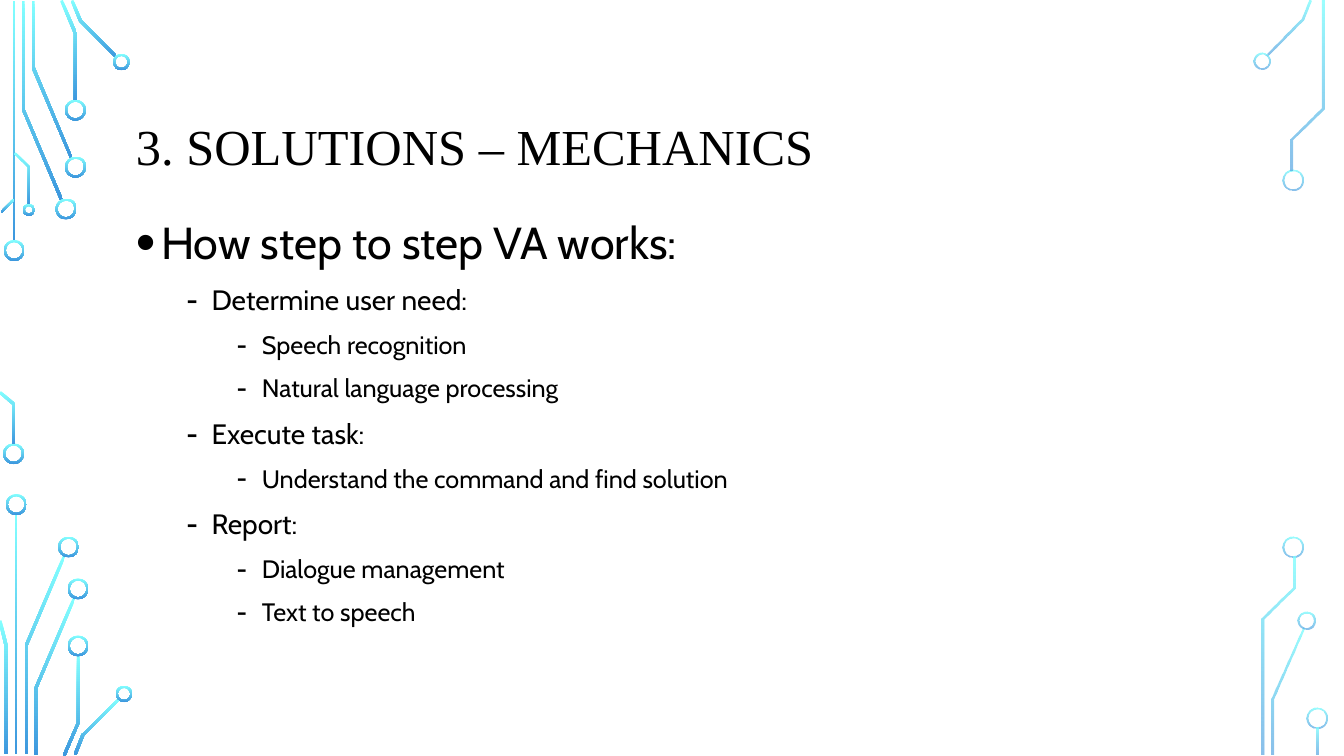
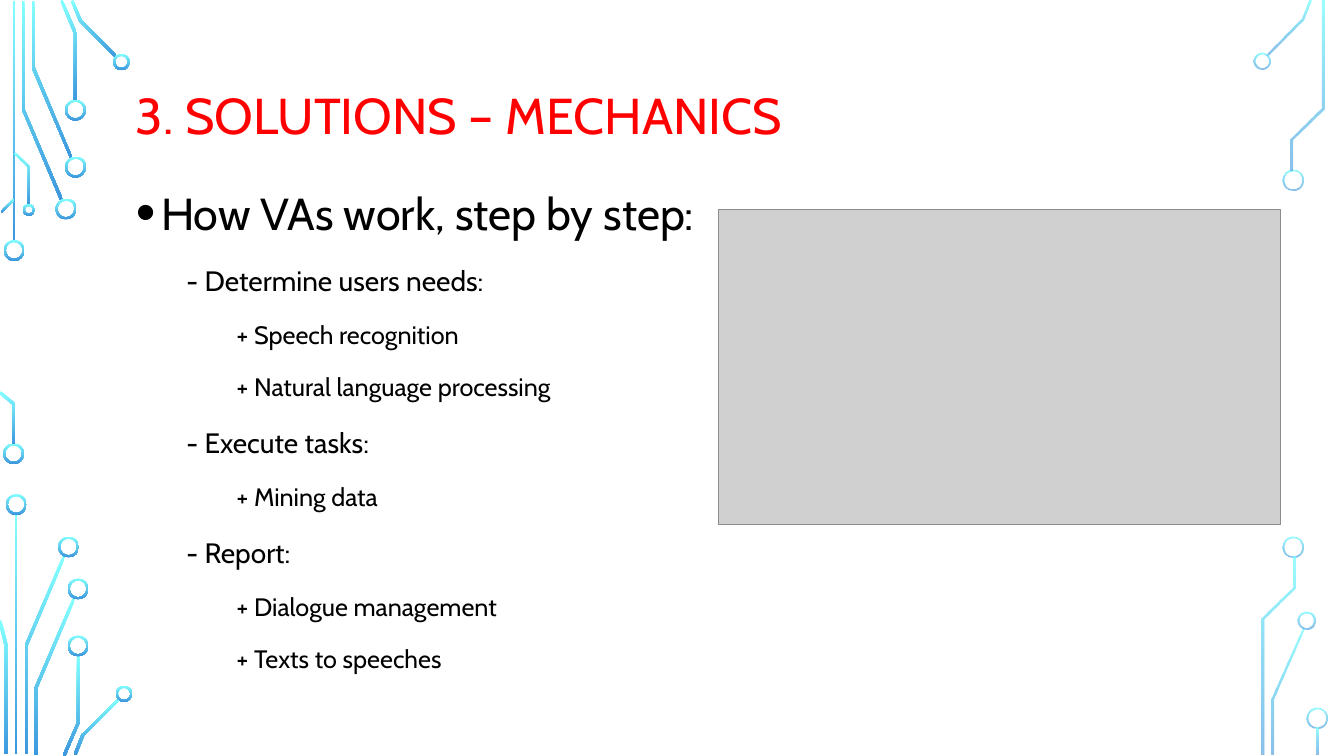
Before and after one commit to VNeseTalkingBush/IIT_asm_3, a slide deck: slide 4 of Group6_IIT_A3_Presentation.pptx. Drawn at 1344x756 pixels with LibreOffice and Linux fonts; fonts in the diff are those of the drawing; grey boxes stand for pictures; background and template pictures are left out. Boxes give left, top, right and bottom in pixels: in the first picture for what was removed or moved away, otherwise in the second. Text is boxed around its words. In the diff, an @@ line names an element or a change of style, - is before the commit and + after.

```diff
--- a/Group6_IIT_A3_Presentation.pptx
+++ b/Group6_IIT_A3_Presentation.pptx
@@ title "3. SOLUTIONS – MECHANICS": place and size @@
-title "3. SOLUTIONS – MECHANICS" at (136, 131, 814, 166)
+title "3. SOLUTIONS – MECHANICS" at (136, 98, 781, 135)
@@ title "3. SOLUTIONS – MECHANICS" at (136, 98, 781, 135): font Times New Roman to Cabin, text colour #000000 to #FF0000 @@
@@ text at (161, 196, 695, 674): text changed @@
-• How step to step VA works:
-  – Determine user need:
-    – Speech recognition
-    – Natural language processing
-  – Execute task:
-    – Understand the command and find solution
-  – Report:
-    – Dialogue management
-    – Text to speech
+• How VAs work, step by step:
+  - Determine users needs:
+    + Speech recognition
+    + Natural language processing
+  - Execute tasks:
+    + Mining data
+  - Report:
+    + Dialogue management
+    + Texts to speeches
@@ picture added at (719, 210, 1281, 524) @@
```
Also in this commit, not shown: 5 other slides changed, 1 slide added, 1 slide removed.
